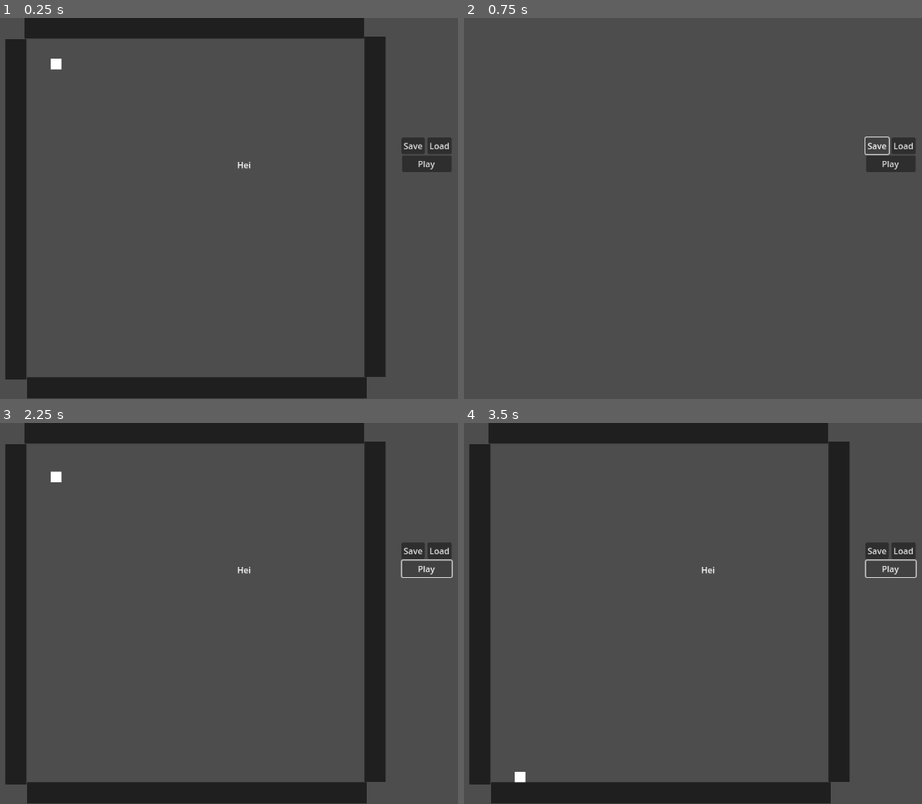
Above: before the commit, frames 1-4 (two rows, left to right).
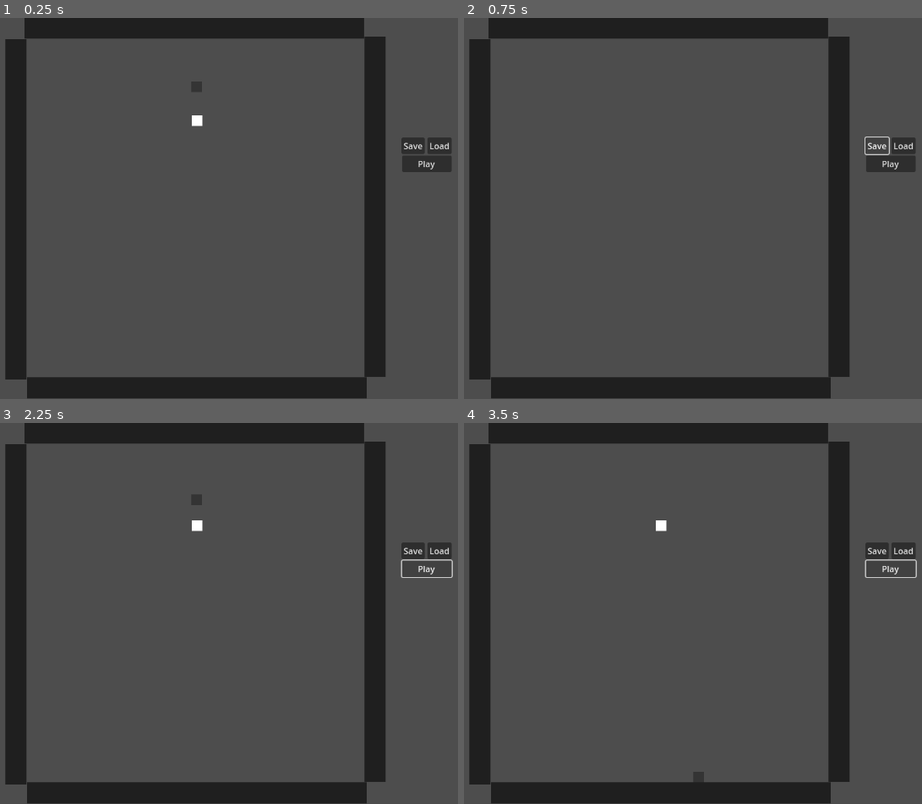
Above: after the commit, the same moments.

Repository: bjornarprytz/recursive-devices
Game: Godot game, scene res://main.tscn
Two runs of this game, one before a commit and one after it. Both use one fixed random seed, a clock stepped at 60 frames per second and the inputs below.
Inputs:
- Up to frame 1 (0.25 s): no input
- Up to frame 2 (0.75 s): click "Save" at 0.5 s
- Up to frame 3 (2.25 s): click "Load" at 1.25 s; click "Play" at 2 s
- Up to frame 4 (3.5 s): click "Play" at 2.75 s

The runs differ from the first frame. In frame 1, 0.2% of the frame differs, in the area x 11-55%, y 10-40%; in frame 2, 16%, in the area x 1-85%, y 0-100%; in frame 3, 0.2%; in frame 4, 0.2%.

Commit message:
I/O device Sample

Diff:
--- /dev/null
+++ b/src/autoload/create.gd
@@ -0,0 +1,15 @@
+class_name Factory
+extends Node2D
+
+var _deviceSpawner = preload ("res://device/device.tscn")
+var _sampleSpawner = preload ("res://sample/sample.tscn")
+
+func device(specs: DeviceSpecs) -> Device:
+	var deviceScene = _deviceSpawner.instantiate() as Device
+	deviceScene.specs = specs
+	return deviceScene
+
+func sample(data: SampleSpecs) -> Sample:
+	var sampleScene = _sampleSpawner.instantiate() as Sample
+	sampleScene.specs = data
+	return sampleScene
--- /dev/null
+++ b/src/autoload/create.tscn
@@ -0,0 +1,6 @@
+[gd_scene load_steps=2 format=3 uid="uid://cygcb3mtwe7rq"]
+
+[ext_resource type="Script" path="res://autoload/create.gd" id="1_ncey8"]
+
+[node name="Create" type="Node2D"]
+script = ExtResource("1_ncey8")
--- /dev/null
+++ b/src/autoload/events.gd
@@ -0,0 +1,11 @@
+extends Node2D
+
+
+# Called when the node enters the scene tree for the first time.
+func _ready() -> void:
+	pass # Replace with function body.
+
+
+# Called every frame. 'delta' is the elapsed time since the previous frame.
+func _process(delta: float) -> void:
+	pass
--- /dev/null
+++ b/src/autoload/events.tscn
@@ -0,0 +1,6 @@
+[gd_scene load_steps=2 format=3 uid="uid://cxs2euk8pugnv"]
+
+[ext_resource type="Script" path="res://autoload/events.gd" id="1_cwcpt"]
+
+[node name="Events" type="Node2D"]
+script = ExtResource("1_cwcpt")
--- a/src/device/device.gd
+++ b/src/device/device.gd
@@ -1,14 +1,36 @@
-class_name DeviceData
-extends Resource
+class_name Device
+extends Node2D
 
-var initialState: PackedScene
+var specs: DeviceSpecs = DeviceSpecs.new()
 
-func save(state: DeviceState):
-	var scene = PackedScene.new()
+var missing_inputs: Array[InputSpec]
 
-	scene.pack(state)
+func _ready() -> void:
+	specs.inputs = [InputSpec.new([SampleSpecs.Shape.SQUARE])]
+	specs.output = [SampleSpecs.new()]
+	missing_inputs = specs.inputs.duplicate()
 
-	initialState = scene
+func _on_sensor_body_entered(body: Node2D) -> void:
+	if body is Sample:
+		_try_add_input(body)
 
-func load() -> DeviceState:
-	return initialState.instantiate() as DeviceState
+func _try_add_input(sample: Sample):
+	for i in range(missing_inputs.size()):
+		if missing_inputs[i].validateInput(sample.specs):
+			missing_inputs.remove_at(i)
+			sample.queue_free()
+			break
+
+	if missing_inputs.size() == 0:
+		_on_all_inputs_received()
+
+func _on_all_inputs_received():
+	for i in range(specs.output.size()):
+		var outputSpec = specs.output[i]
+		var sample = Create.sample(outputSpec)
+		print("MY position: ", global_position)
+		sample.global_position = global_position + Vector2(0, 50)
+		print("Sample position: ", sample.global_position)
+		get_parent().add_child.call_deferred(sample)
+
+	missing_inputs = specs.inputs.duplicate()
--- /dev/null
+++ b/src/device/device.tscn
@@ -0,0 +1,28 @@
+[gd_scene load_steps=3 format=3 uid="uid://dea14mcixfjcg"]
+
+[ext_resource type="Script" path="res://device/device.gd" id="1_r6n2g"]
+
+[sub_resource type="RectangleShape2D" id="RectangleShape2D_hvwj6"]
+
+[node name="Device" type="Node2D"]
+script = ExtResource("1_r6n2g")
+
+[node name="Color" type="ColorRect" parent="."]
+anchors_preset = 8
+anchor_left = 0.5
+anchor_top = 0.5
+anchor_right = 0.5
+anchor_bottom = 0.5
+offset_left = -10.0
+offset_top = -10.0
+offset_right = 10.0
+offset_bottom = 10.0
+grow_horizontal = 2
+grow_vertical = 2
+
+[node name="Sensor" type="Area2D" parent="."]
+
+[node name="Shape" type="CollisionShape2D" parent="Sensor"]
+shape = SubResource("RectangleShape2D_hvwj6")
+
+[connection signal="body_entered" from="Sensor" to="." method="_on_sensor_body_entered"]
--- /dev/null
+++ b/src/device/deviceConfig.gd
@@ -0,0 +1,14 @@
+class_name DeviceConfig
+extends Resource
+
+var initialState: PackedScene
+
+func save(state: DeviceState):
+	var scene = PackedScene.new()
+
+	scene.pack(state)
+
+	initialState = scene
+
+func load() -> DeviceState:
+	return initialState.instantiate() as DeviceState
--- /dev/null
+++ b/src/device/deviceSpecs.gd
@@ -0,0 +1,14 @@
+class_name DeviceSpecs
+extends Resource
+
+
+## How long this device takes to produce output
+@export var duration: float
+
+## Which input is required for the device to run
+@export var inputs: Array[InputSpec]
+
+## Which output is produced by the device
+@export var output: Array[SampleSpecs]
+
+## TODO: Side effects, like adding resources, waste management, etc.
--- /dev/null
+++ b/src/device/inputSpec.gd
@@ -0,0 +1,10 @@
+class_name InputSpec
+extends Resource
+
+var _allowedShapes: Array[SampleSpecs.Shape]
+
+func _init(allowedShapes: Array[SampleSpecs.Shape]):
+	self._allowedShapes = allowedShapes
+
+func validateInput(input: SampleSpecs) -> bool:
+	return input != null and input.shape in _allowedShapes
--- a/src/edit.gd
+++ b/src/edit.gd
@@ -1,22 +1,22 @@
 class_name DeviceEdit
 extends Node2D
 
-var _deviceData: DeviceData = DeviceData.new()
+var _deviceConfig: DeviceConfig = DeviceConfig.new()
 
 @onready var _initialState: DeviceState = $InitialState
 
 func _ready() -> void:
 	_initialState.process_mode = Node.PROCESS_MODE_DISABLED
+	_deviceConfig.save(_initialState)
 
 func save():
-	_deviceData.save(_initialState)
+	_deviceConfig.save(_initialState)
 
-func loadState(deviceData: DeviceData):
-	_deviceData = deviceData
+func loadState(deviceData: DeviceConfig):
+	_deviceConfig = deviceData
 	_initialState.queue_free()
-	_initialState = _deviceData.load() # Sjekk at denne funker
+	_initialState = _deviceConfig.load()
 	add_child.call_deferred(_initialState)
-	pass
 
 func clear():
 	for child in _initialState.get_children():
@@ -27,8 +27,7 @@
 	clear()
 
 func _on_load_pressed() -> void:
-	loadState(_deviceData)
-
+	loadState(_deviceConfig)
 
 func _on_play_pressed() -> void:
 	_initialState.process_mode = Node.PROCESS_MODE_INHERIT
--- a/src/edit.tscn
+++ b/src/edit.tscn
@@ -1,10 +1,13 @@
-[gd_scene load_steps=3 format=3 uid="uid://cd3wir60p7con"]
+[gd_scene load_steps=4 format=3 uid="uid://cd3wir60p7con"]
 
 [ext_resource type="Script" path="res://edit.gd" id="1_8rhxp"]
 [ext_resource type="PackedScene" uid="uid://dh7qi35h7vkuq" path="res://initial_state.tscn" id="2_fxe3w"]
+[ext_resource type="PackedScene" uid="uid://cli44osk288cl" path="res://device/bounds.tscn" id="3_s3l02"]
 
 [node name="Edit" type="Node2D"]
 script = ExtResource("1_8rhxp")
+
+[node name="Bounds" parent="." instance=ExtResource("3_s3l02")]
 
 [node name="InitialState" parent="." instance=ExtResource("2_fxe3w")]
 
--- a/src/initial_state.tscn
+++ b/src/initial_state.tscn
@@ -1,39 +1,25 @@
-[gd_scene load_steps=4 format=3 uid="uid://dh7qi35h7vkuq"]
+[gd_scene load_steps=6 format=3 uid="uid://dh7qi35h7vkuq"]
 
 [ext_resource type="Script" path="res://state.gd" id="1_02wmx"]
-[ext_resource type="PackedScene" uid="uid://cli44osk288cl" path="res://device/bounds.tscn" id="2_ko13g"]
+[ext_resource type="Script" path="res://sample/sampleSpecs.gd" id="3_0bccl"]
+[ext_resource type="PackedScene" uid="uid://brq2p76noovtp" path="res://sample/sample.tscn" id="3_cxbrb"]
+[ext_resource type="PackedScene" uid="uid://dea14mcixfjcg" path="res://device/device.tscn" id="3_xfra3"]
 
-[sub_resource type="RectangleShape2D" id="RectangleShape2D_eygec"]
+[sub_resource type="Resource" id="Resource_wr270"]
+script = ExtResource("3_0bccl")
+shape = 1
+properties = Array[int]([])
 
 [node name="InitialState" type="Node2D"]
 script = ExtResource("1_02wmx")
 
-[node name="Bounds" parent="." instance=ExtResource("2_ko13g")]
+[node name="Samples" type="Node2D" parent="."]
 
-[node name="Test" type="Node2D" parent="."]
+[node name="Sample" parent="Samples" instance=ExtResource("3_cxbrb")]
+position = Vector2(322, 91)
+specs = SubResource("Resource_wr270")
 
-[node name="Label" type="RichTextLabel" parent="."]
-offset_left = 399.0
-offset_top = 227.0
-offset_right = 439.0
-offset_bottom = 267.0
-text = "Hei"
+[node name="Devices" type="Node2D" parent="."]
 
-[node name="Body" type="RigidBody2D" parent="."]
-position = Vector2(56, 48)
-
-[node name="Shape" type="CollisionShape2D" parent="Body"]
-shape = SubResource("RectangleShape2D_eygec")
-
-[node name="ColorRect" type="ColorRect" parent="Body"]
-anchors_preset = 8
-anchor_left = 0.5
-anchor_top = 0.5
-anchor_right = 0.5
-anchor_bottom = 0.5
-offset_left = -10.0
-offset_top = -10.0
-offset_right = 10.0
-offset_bottom = 10.0
-grow_horizontal = 2
-grow_vertical = 2
+[node name="Device" parent="Devices" instance=ExtResource("3_xfra3")]
+position = Vector2(323, 155)
--- a/src/project.godot
+++ b/src/project.godot
@@ -14,6 +14,11 @@
 run/main_scene="res://main.tscn"
 config/features=PackedStringArray("4.2", "GL Compatibility")
 config/icon="res://icon.svg"
+
+[autoload]
+
+Create="*res://autoload/create.tscn"
+Events="*res://autoload/events.tscn"
 
 [display]
 
--- a/src/run.tscn
+++ /dev/null
@@ -1,3 +0,0 @@
-[gd_scene format=3 uid="uid://bngg8mgpdv5sk"]
-
-[node name="Run" type="Node2D"]
--- /dev/null
+++ b/src/sample/sample.gd
@@ -0,0 +1,4 @@
+class_name Sample
+extends RigidBody2D
+
+@export var specs: SampleSpecs
--- /dev/null
+++ b/src/sample/sample.tscn
@@ -0,0 +1,25 @@
+[gd_scene load_steps=3 format=3 uid="uid://brq2p76noovtp"]
+
+[ext_resource type="Script" path="res://sample/sample.gd" id="1_xf6yg"]
+
+[sub_resource type="RectangleShape2D" id="RectangleShape2D_7qca7"]
+
+[node name="Sample" type="RigidBody2D"]
+script = ExtResource("1_xf6yg")
+
+[node name="Shape" type="CollisionShape2D" parent="."]
+shape = SubResource("RectangleShape2D_7qca7")
+
+[node name="ColorRect" type="ColorRect" parent="."]
+anchors_preset = 8
+anchor_left = 0.5
+anchor_top = 0.5
+anchor_right = 0.5
+anchor_bottom = 0.5
+offset_left = -10.0
+offset_top = -10.0
+offset_right = 10.0
+offset_bottom = 10.0
+grow_horizontal = 2
+grow_vertical = 2
+color = Color(0.205117, 0.205117, 0.205117, 1)
--- /dev/null
+++ b/src/sample/sampleSpecs.gd
@@ -0,0 +1,19 @@
+class_name SampleSpecs
+extends Resource
+
+enum Shape {
+	CIRCLE,
+	SQUARE
+}
+
+enum Properties {
+	Magnetic,
+	Conductive,
+	Bouncy,
+}
+
+@export var shape: Shape = Shape.SQUARE
+@export var properties: Array[Properties] = []
+
+func equals(other: SampleSpecs) -> bool:
+	return shape == other.shape and properties == other.properties
--- a/src/state.gd
+++ b/src/state.gd
@@ -3,5 +3,4 @@
 
 signal changed(state: DeviceState)
 
-@onready var test : Node2D = $Test
-@onready var label : RichTextLabel = $Label
+@onready var samples : Node2D = $Samples
